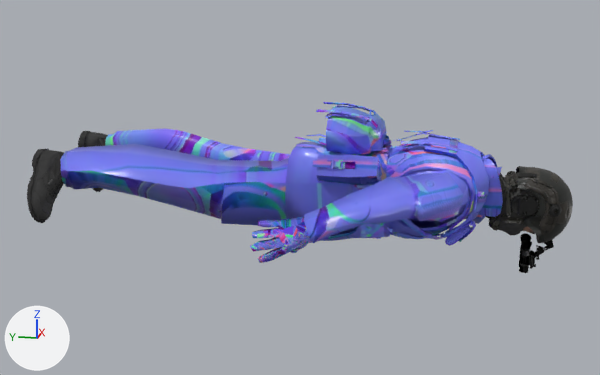
One commit to the glTF model models/Soldier.glb: the scene before it, then after it.
The view is the same before and after, from a camera (50 mm lens) standing at (-2.719, -0.484, 0.686) and looking at (-0.007, 0.059, 0.008). Every picture has the same lights, and +X, +Y and +Z are marked at lower left. The older version comes first. Where no turn or scale is listed for an object, it has been applied to the vertices.

In view in the first picture: 'boots', 'gloves', 'helmet', 'mask', 'night_vis_goggles', 'uniform'.
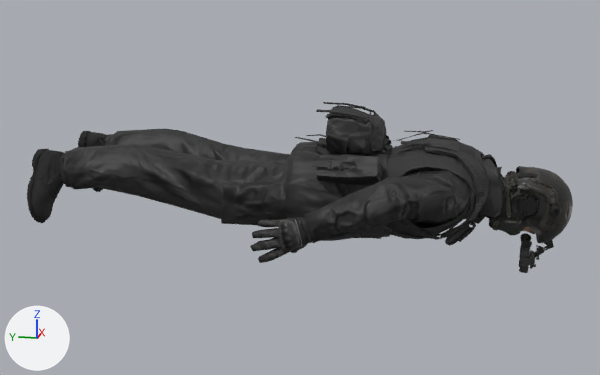
The newer file is also rescaled (x1.041) as a whole; pictures and numbers use the older file's frame.

The change, as a list of edits to the scene's bpy script:
```text
Change img_image_18:
    img_image_18: load_image('Image_18', '_unpacked/Image_18', 1024, 1024, 'Non-Color') -> load_image('Image_18', '_unpacked/Image_18', 1024, 1024, 'sRGB')
Change img_image_20:
    img_image_20: load_image('Image_20', '_unpacked/Image_20', 1024, 1024, 'sRGB') -> load_image('Image_20', '_unpacked/Image_20', 1024, 1024, 'Non-Color')
Add img_image_23:
    img_image_23 = load_image('Image_23', '_unpacked/Image_23', 1024, 1024, 'Non-Color')
Change mat_uniform:
    remove # nodes: BsdfPrincipled, Math, NormalMap, OutputMaterial, SeparateColor, TexImage x3
    remove # uses the picture img_image_17
    nodes: BsdfPrincipled, Math, Mix, NormalMap, OutputMaterial, SeparateColor, TexImage x3
    colours: grey #9b9b9b
    uses the picture img_image_20
Change mat_gloves:
    where n2 = _N.new('ShaderNodeTexImage'); n2.name = 'Image Texture'
    n2.image: img_image_20 -> img_image_21
    where n5 = _N.new('ShaderNodeTexImage'); n5.name = 'Image Texture.001'
    n5.image: img_image_21 -> img_image_22
    where n7 = _N.new('ShaderNodeTexImage'); n7.name = 'Image Texture.002'
    n7.image: img_image_22 -> img_image_23
```

What differs and where, as boxes [x1, y1, x2, y2] in the pictures (600 x 375 px):
'uniform', surface changed (blue to black)
    both: [60, 102, 503, 246]
'gloves', surface changed (blue to black)
    both: [250, 217, 312, 263]
'night_vis_goggles', surface changed (lighter)
    both: [519, 233, 554, 273]
